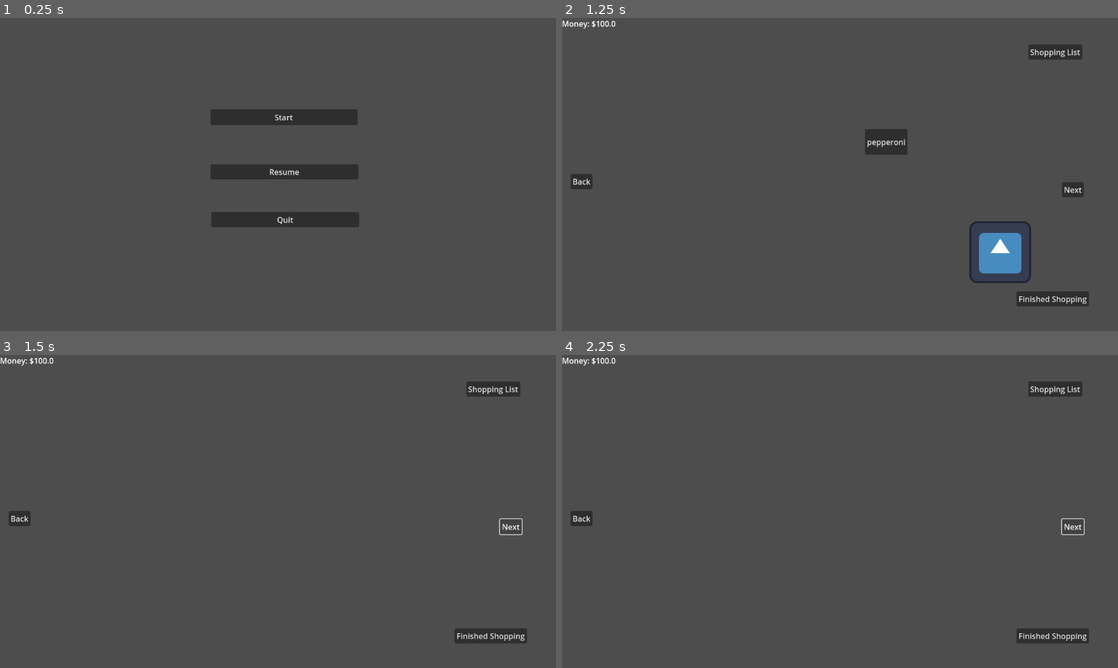
Above: before the commit, frames 1-4 (two rows, left to right).
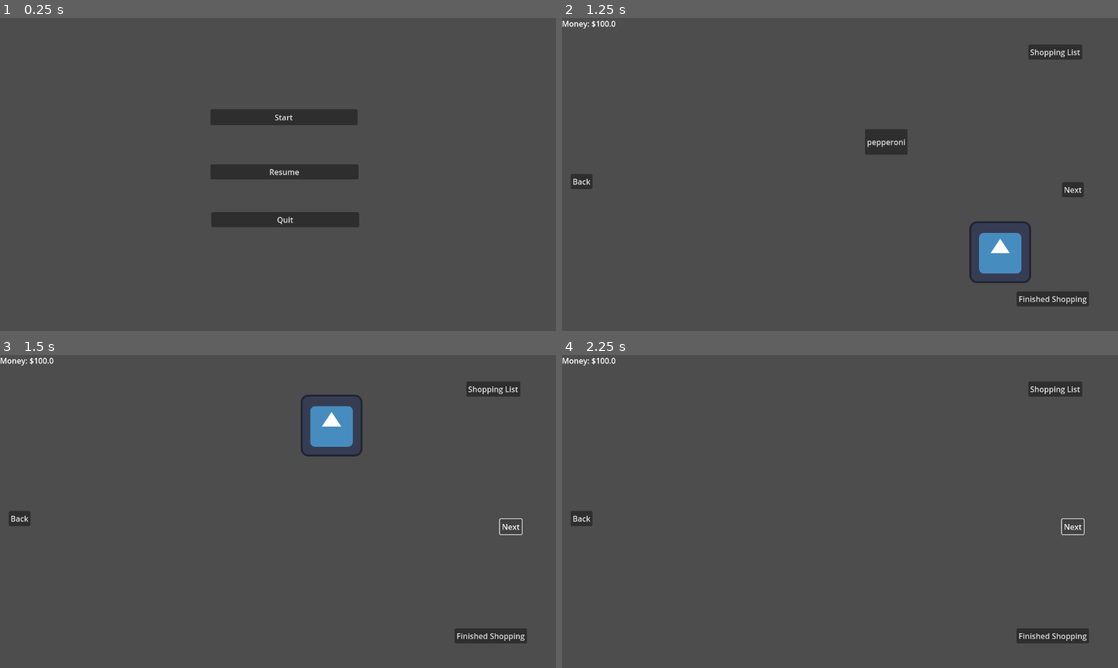
Above: after the commit, the same moments.

Repository: Leone2004/LandLockedLigersGame
Game: Godot game, scene res://Scenes/mainmenu.tscn
Same seed, same stepped clock (60 frames per second), same inputs: the game is played once before the commit and once after it. The engine's default icon, where the game draws it, is replaced by a stand-in: a white triangle on a blue panel in a dark square.
Inputs:
- Up to frame 1 (0.25 s): no input
- Up to frame 2 (1.25 s): click "Start" at 0.5 s
- Up to frame 3 (1.5 s): click "Next" at 1.25 s
- Up to frame 4 (2.25 s): click "Next" at 2 s

Frames 1-2 are identical in both runs. In frame 3, 1.3% of the frame differs, in the area x 54-66%, y 12-33%; in frame 4, nothing differs.

Commit message:
changed the starting aisle.

Diff:
--- a/cookingupsuccessgame/Scripts/ShoppingStoreButtons.gd
+++ b/cookingupsuccessgame/Scripts/ShoppingStoreButtons.gd
@@ -7,7 +7,7 @@
 @onready var camera : Camera2D = $"../Camera2D"
 @onready var money : Label = $CanvasLayer/Money
 
-var aisle_index := 2  # keeps track of which aisle we're on
+var aisle_index := 0  # keeps track of which aisle we're on
 
 func _ready():
 	update_label()
